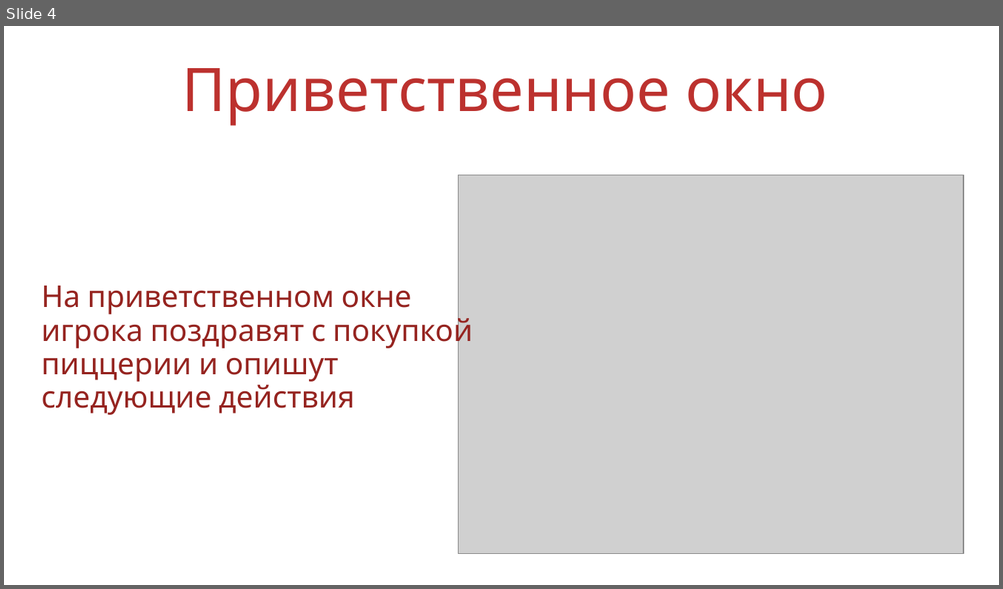
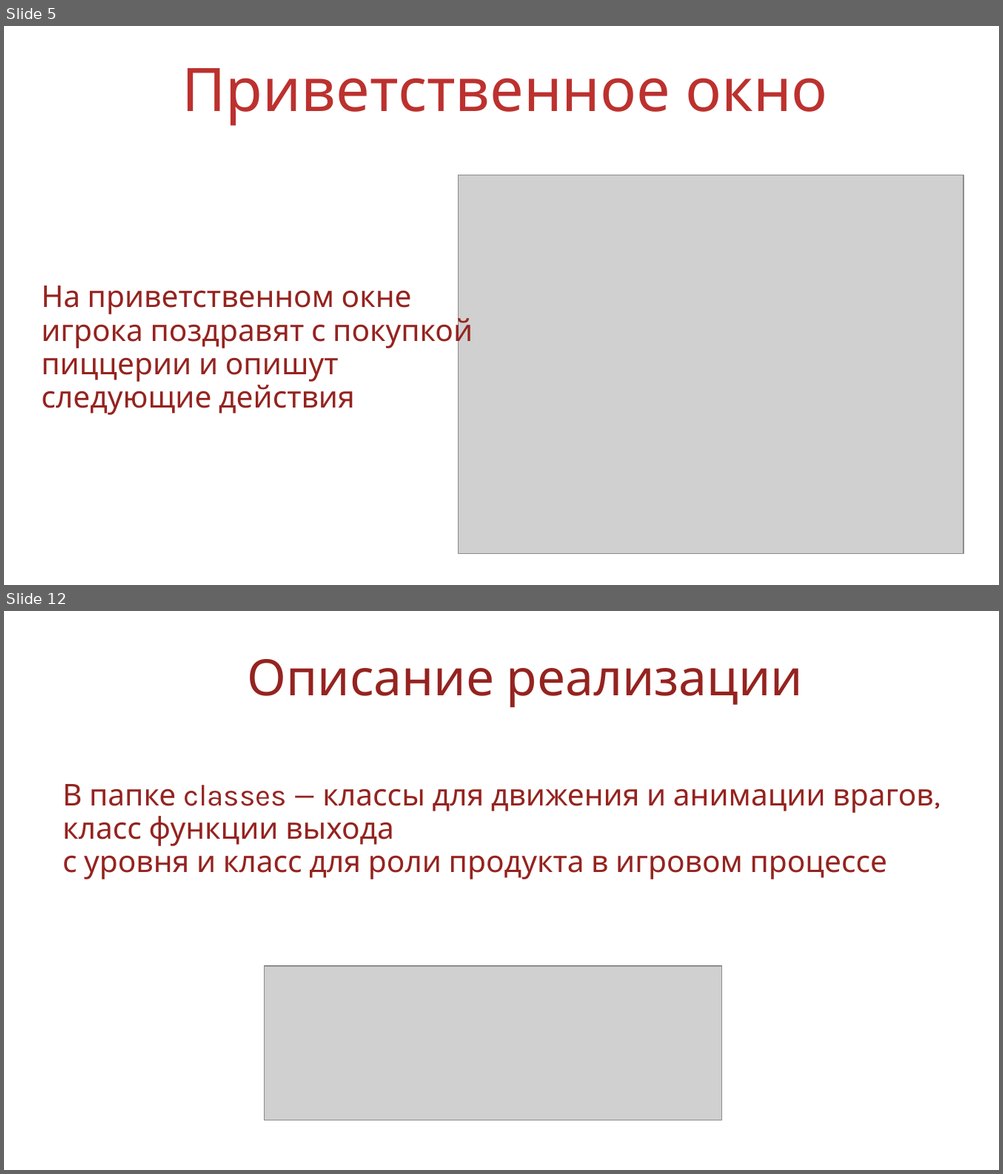
Before and after one commit to KsenyaShestakova/pygame_project, a slide deck: Защита/презентация пицца.ppt. Shown one above the other, each under a label of ours: slide 4 before the commit, slides 5 and 12 after it; the slides between them are not shown. The pictures are 1003x589 and 1003x1174 pixels, drawn with LibreOffice and Linux fonts; fonts in the diff are those of the drawing; grey boxes stand for pictures; background and template pictures are left out. Boxes give left, top, right and bottom in pixels: in the first picture for what was removed or moved away, otherwise in the second. Text is boxed around its words. In the diff, an @@ line names an element or a change of style, - is before the commit and + after.

```diff
--- a/Защита/презентация пицца.ppt
+++ b/Защита/презентация пицца.ppt
@@ slide 12 added at bbox=[4, 611, 999, 1170], background picture (left out) @@
@@ text added at bbox=[247, 659, 802, 708], 40 pt, text #95231F @@
+Описание реализации
@@ text added at bbox=[62, 784, 933, 880], 24 pt, text #95231F @@
+В папке classes — классы для движения и анимации врагов,
+класс функции выхода
+с уровня и класс для роли продукта в игровом процессе
@@ picture added at bbox=[264, 967, 722, 1121] @@
@@ what was slide 4 is now slide 5 @@
```
Also in this commit, not shown: 3 slides changed, 9 other slides added, 6 other files.
